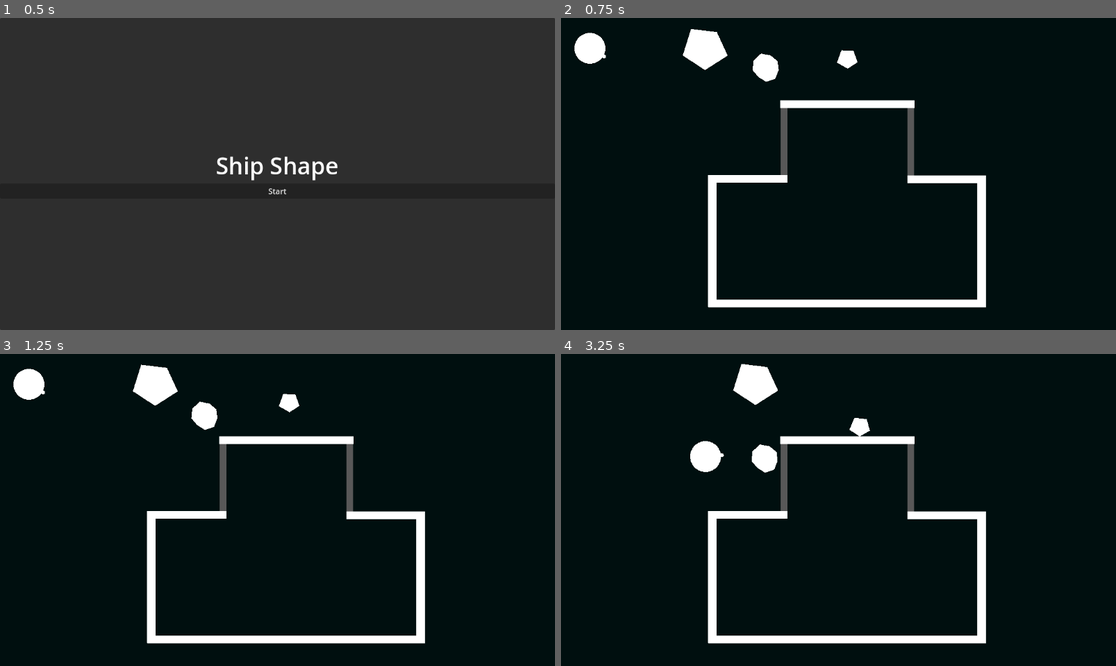
Above: before the commit, frames 1-4 (two rows, left to right).
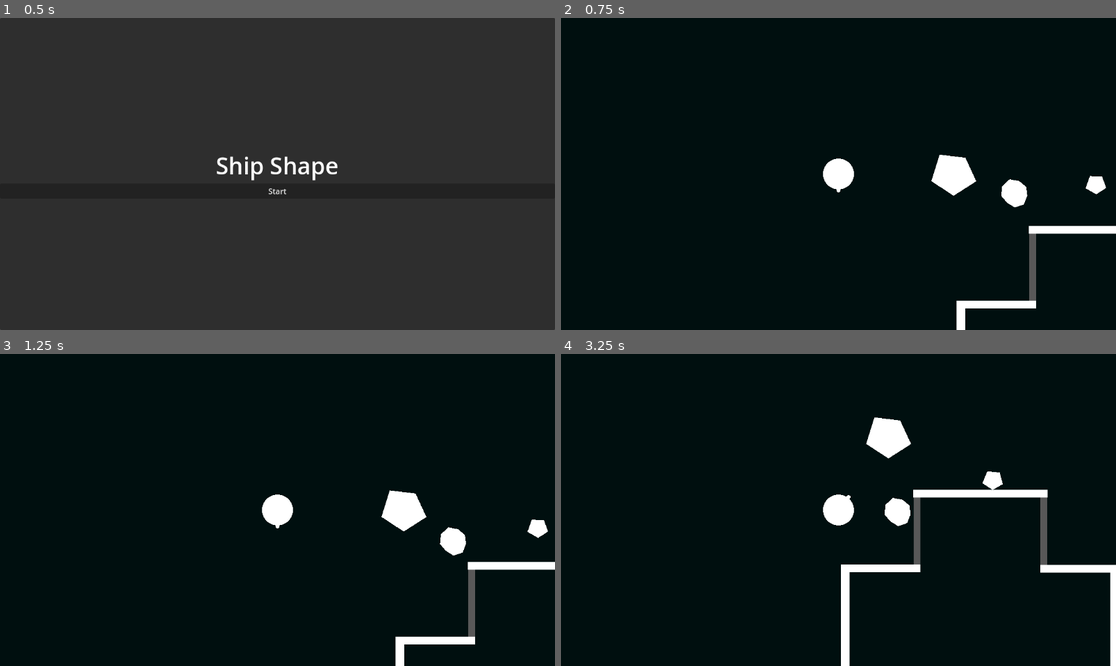
Above: after the commit, the same moments.

Repository: Burger-Bois/ld58
Game: Godot game, scene res://src/main.tscn
Same seed, same stepped clock (60 frames per second), same inputs: the game is played once before the commit and once after it.
Inputs (mouse positions are in pixels of both pictures, inside the frame that each line leads up to):
- Up to frame 1 (0.5 s): no input
- Up to frame 2 (0.75 s): click "Start" at 0.5 s
- Up to frame 3 (1.25 s): no input
- Up to frame 4 (3.25 s): move the mouse to (960, 494) at 1.27 s; hold D (player_move_right) 1.28-2.03 s; click (960, 494) at 1.35 s; move the mouse to (727, 525) at 2.02 s; hold S (player_move_down) 2.03-2.78 s; click (727, 525) at 2.1 s; move the mouse to (894, 441) at 2.77 s; hold D (player_move_right) from 2.78 s (still down); click (894, 441) at 2.85 s

Frame 1 is identical in both runs. In frame 2, 8.3% of the frame differs, in the area x 2-100%, y 3-100%; in frame 3, 8.3%; in frame 4, 10%, in the area x 23-100%, y 3-100%.

Commit message:
feature: add camera follow

Diff:
--- a/src/player/player.gd
+++ b/src/player/player.gd
@@ -25,7 +25,7 @@
 	move_and_slide()
 
 	# Look at mouse
-	var mouse_position := get_viewport().get_mouse_position()
+	var mouse_position := get_global_mouse_position()
 	look_at(mouse_position)
 
 	# Push objects
--- a/src/stage/stage.tscn
+++ b/src/stage/stage.tscn
@@ -43,16 +43,20 @@
 [sub_resource type="RectangleShape2D" id="RectangleShape2D_s633r"]
 size = Vector2(13, 140.49998)
 
+[sub_resource type="WorldBoundaryShape2D" id="WorldBoundaryShape2D_60fcs"]
+
 [node name="Stage" type="Node2D"]
 
 [node name="Player" parent="." instance=ExtResource("1_dnqew")]
 position = Vector2(60, 63)
+
+[node name="Camera2D" type="Camera2D" parent="Player"]
 
 [node name="Background" type="Polygon2D" parent="."]
 z_index = -10
 position = Vector2(278, 135)
 color = Color(0, 0.061109856, 0.061214797, 1)
-polygon = PackedVector2Array(-640, -379, -640, 817, 1275, 820, 1265, -376)
+polygon = PackedVector2Array(-1118, -849, -1103, 1436, 1923, 1485, 1885, -835)
 metadata/_edit_lock_ = true
 
 [node name="Ship" type="Node2D" parent="."]
@@ -187,3 +191,27 @@
 
 [node name="RandomObject3" parent="." instance=ExtResource("3_78rax")]
 position = Vector2(426, 95)
+
+[node name="WorldBoundary" type="StaticBody2D" parent="."]
+collision_layer = 2
+collision_mask = 0
+
+[node name="WorldBoundaryNorth" type="CollisionShape2D" parent="WorldBoundary"]
+position = Vector2(0, -354)
+rotation = -3.1415927
+shape = SubResource("WorldBoundaryShape2D_60fcs")
+
+[node name="WorldBoundarySouth" type="CollisionShape2D" parent="WorldBoundary"]
+position = Vector2(0, 1120)
+rotation = -6.2831855
+shape = SubResource("WorldBoundaryShape2D_60fcs")
+
+[node name="WorldBoundaryWest" type="CollisionShape2D" parent="WorldBoundary"]
+position = Vector2(-210, 1120)
+rotation = -4.712389
+shape = SubResource("WorldBoundaryShape2D_60fcs")
+
+[node name="WorldBoundaryEast" type="CollisionShape2D" parent="WorldBoundary"]
+position = Vector2(1576, 1120)
+rotation = -1.5707964
+shape = SubResource("WorldBoundaryShape2D_60fcs")
Not shown: 1 places in src/stage/stage.tscn that only renumber resources
